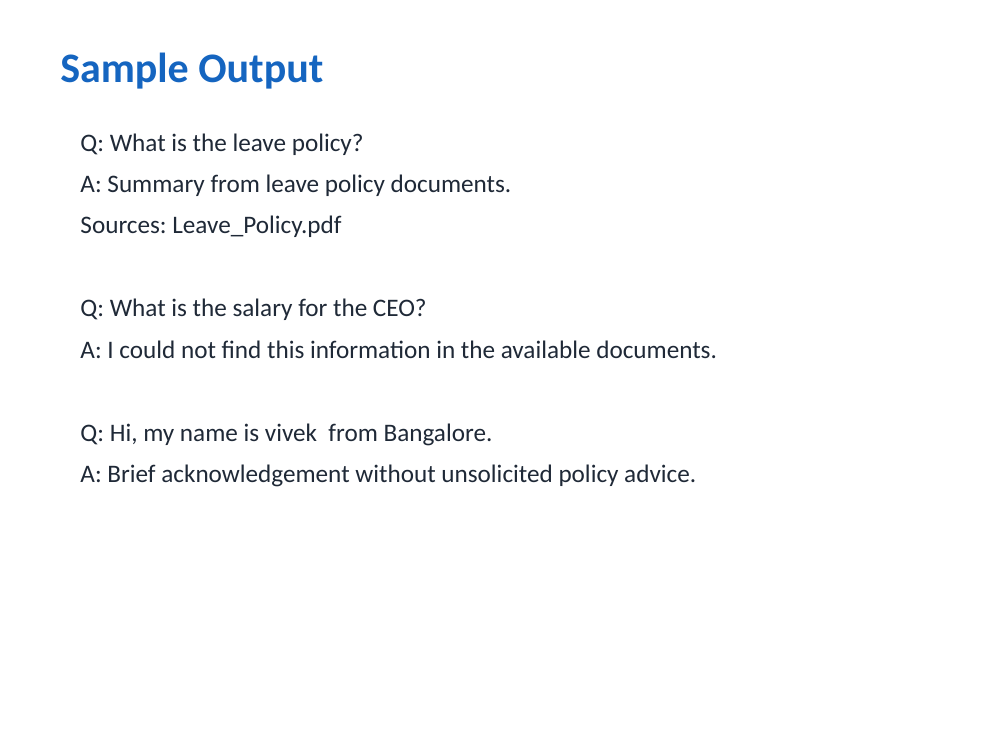
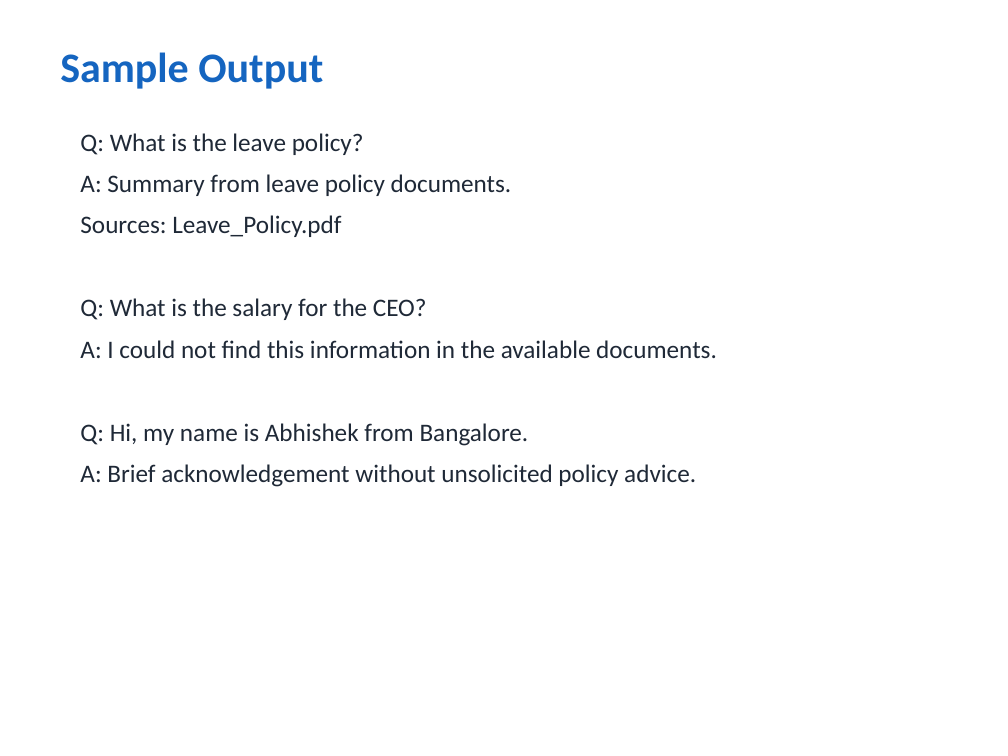
Before and after one commit to vivekkumar-io/iit-patna, a slide deck: slide 13 of SubmissionDocument/Enterprise_Knowledge_Assistant_Vivek_kumar.pptx. Drawn at 1008x756 pixels with LibreOffice and Linux fonts; fonts in the diff are those of the drawing. Boxes give left, top, right and bottom in pixels: in the first picture for what was removed or moved away, otherwise in the second. Text is boxed around its words. In the diff, an @@ line names an element or a change of style, - is before the commit and + after.

```diff
--- a/SubmissionDocument/Enterprise_Knowledge_Assistant_Vivek_kumar.pptx
+++ b/SubmissionDocument/Enterprise_Knowledge_Assistant_Vivek_kumar.pptx
@@ text at box(80, 423, 529, 446): text changed @@
-Q: Hi, my name is vivek from Bangalore.
+Q: Hi, my name is Abhishek from Bangalore.
```
Also in this commit, not shown: 6 other slides changed, 1 slide added, 27 other files.
